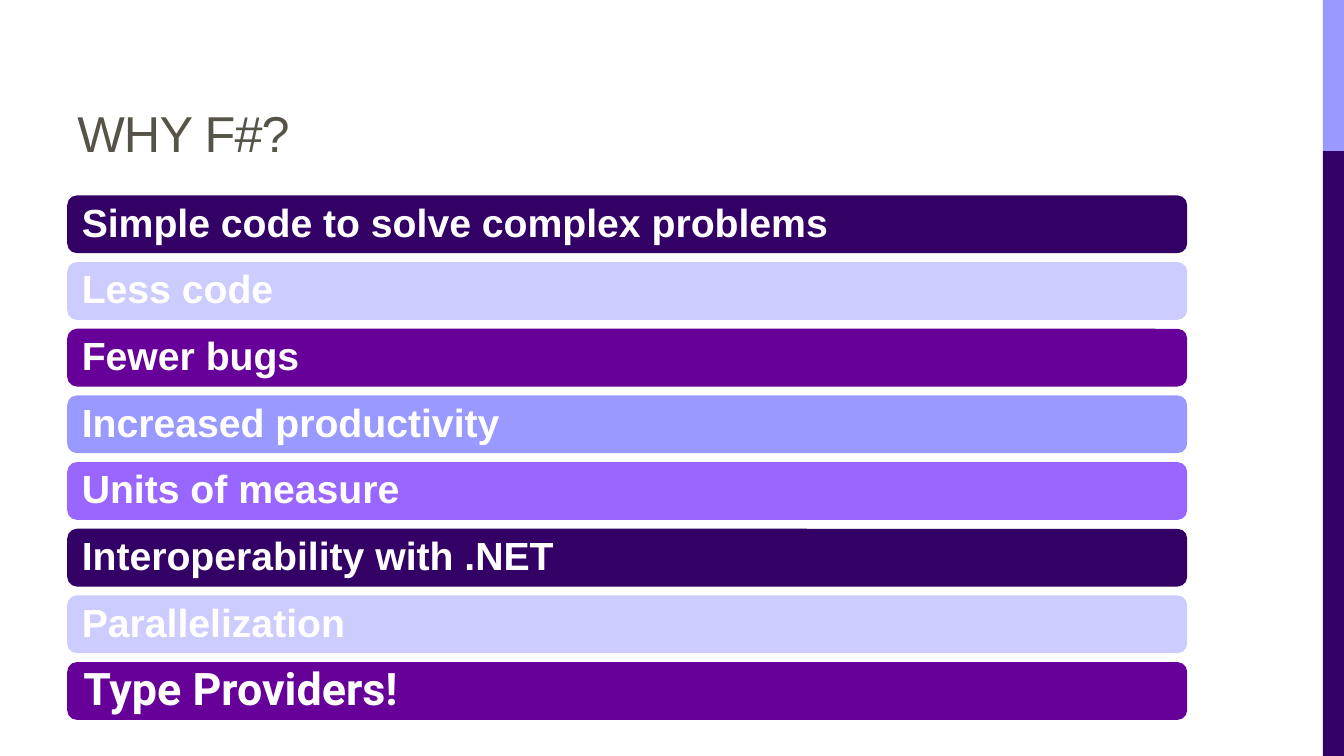
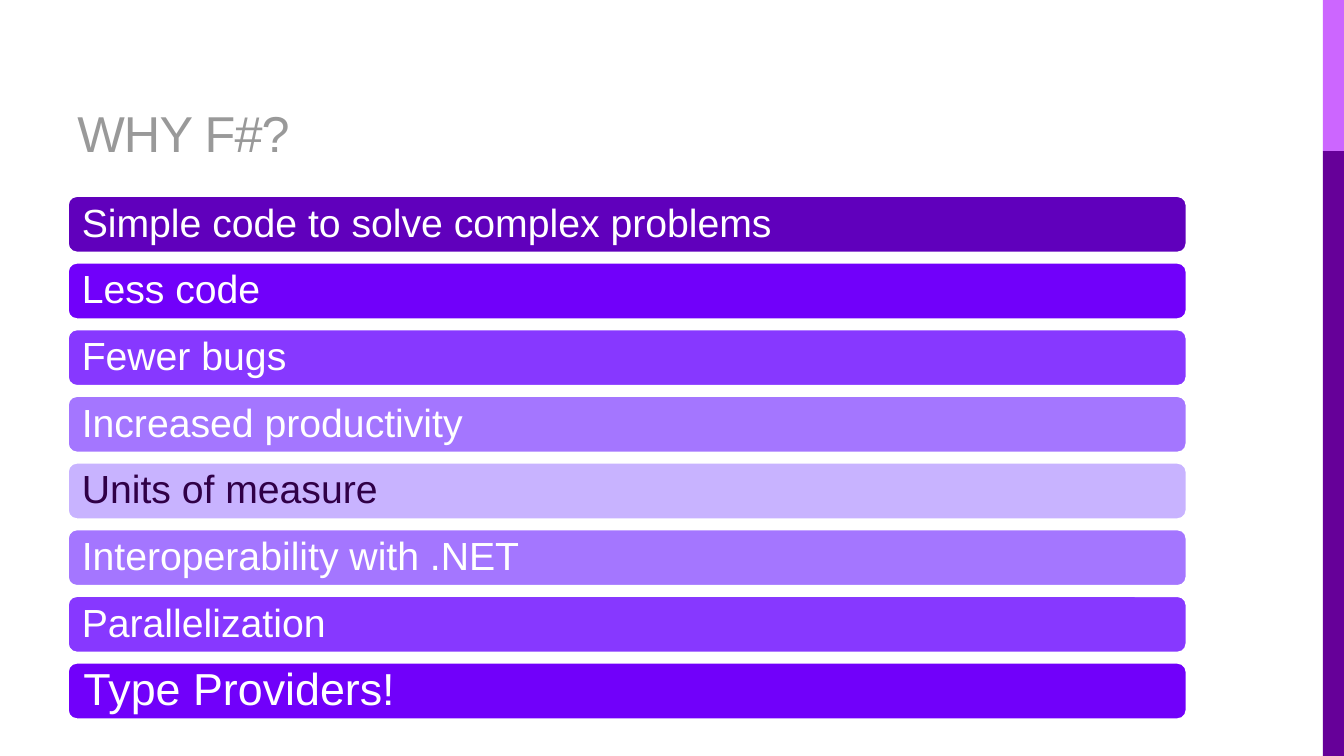
Before and after one commit to rachelblasucci/Current-Talks, a slide deck: slide 3 of Type Providers/Type Providers.pptx (slide 2 before the commit). Drawn at 1344x756 pixels with LibreOffice and Linux fonts; fonts in the diff are those of the drawing. Boxes give left, top, right and bottom in pixels: in the first picture for what was removed or moved away, otherwise in the second. Text is boxed around its words. In the diff, an @@ line names an element or a change of style, - is before the commit and + after.

```diff
--- a/Type Providers/Type Providers.pptx
+++ b/Type Providers/Type Providers.pptx
@@ title "WHY F#?" at (x1=77, y1=117, x2=290, y2=152): text colour #565349 to #999999 @@
@@ rectangle at (x1=1323, y1=0, x2=1344, y2=151): fill #9999FF to #CC66FF @@
@@ rectangle at (x1=1323, y1=151, x2=1344, y2=756): fill #330066 to #660099 @@
@@ rounded rectangle at (x1=68, y1=196, x2=1188, y2=253): fill #330066 to #6000BD; outline none to #FFFFFF 2.25 pt @@
@@ rounded rectangle at (x1=68, y1=262, x2=1188, y2=320): fill #CCCCFF to #7100FA; outline none to #FFFFFF 2.25 pt @@
@@ rounded rectangle at (x1=68, y1=329, x2=1188, y2=386): fill #660099 to #8739FF; outline none to #FFFFFF 2.25 pt @@
@@ rounded rectangle at (x1=68, y1=395, x2=1188, y2=453): fill #9999FF to #A476FF; outline none to #FFFFFF 2.25 pt @@
@@ rounded rectangle at (x1=68, y1=462, x2=1188, y2=519): fill #9966FF to #C9B4FF; outline none to #FFFFFF 2.25 pt @@
@@ text "Units of measure" at (x1=82, y1=474, x2=377, y2=504): text colour #FFFFFF to #300047, bold off @@
@@ rounded rectangle at (x1=68, y1=529, x2=1188, y2=587): fill #330066 to #A476FF; outline none to #FFFFFF 2.25 pt @@
@@ rounded rectangle at (x1=68, y1=596, x2=1188, y2=653): fill #CCCCFF to #8739FF; outline none to #FFFFFF 2.25 pt @@
@@ bold off in 6 elements at (x1=82, y1=208, x2=772, y2=245), (x1=82, y1=274, x2=260, y2=304), (x1=82, y1=341, x2=286, y2=378), (x1=82, y1=408, x2=463, y2=445), (x1=82, y1=541, x2=519, y2=578), (x1=82, y1=608, x2=326, y2=638) @@
@@ rounded rectangle at (x1=68, y1=662, x2=1188, y2=720): fill #660099 to #7100FA; outline none to #FFFFFF 2.25 pt @@
@@ text "Type Providers!" at (x1=83, y1=672, x2=395, y2=714): font Roboto to Arial, bold off @@
```
Also in this commit, not shown: 12 other slides changed, 2 slides added, 21 other files.
